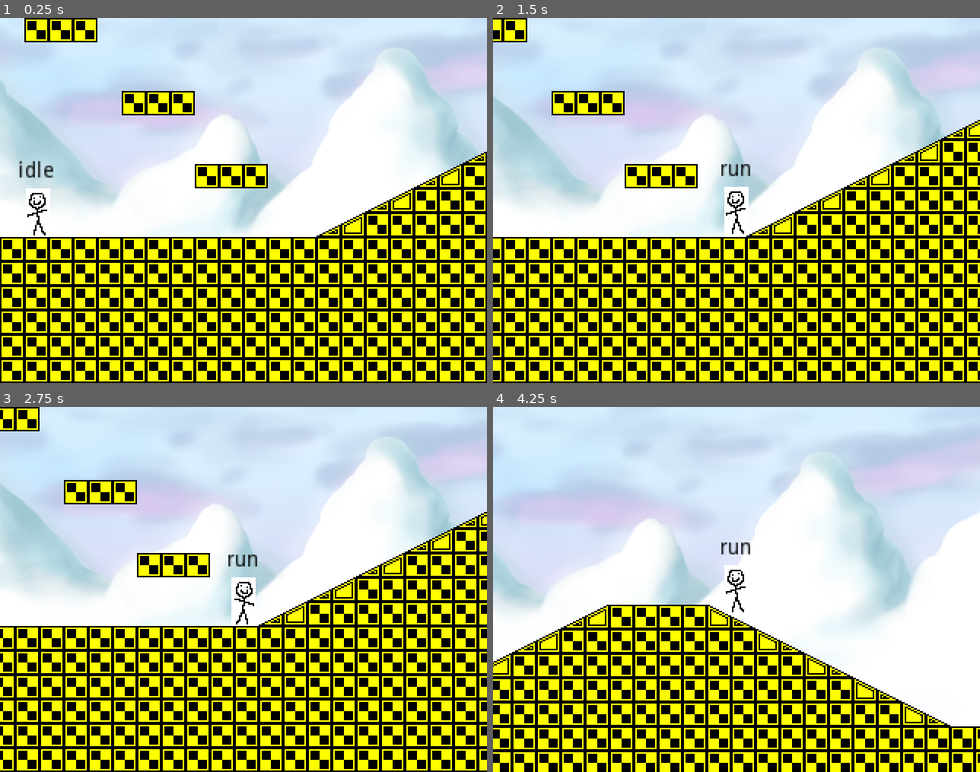
Above: before the commit, frames 1-4 (two rows, left to right).
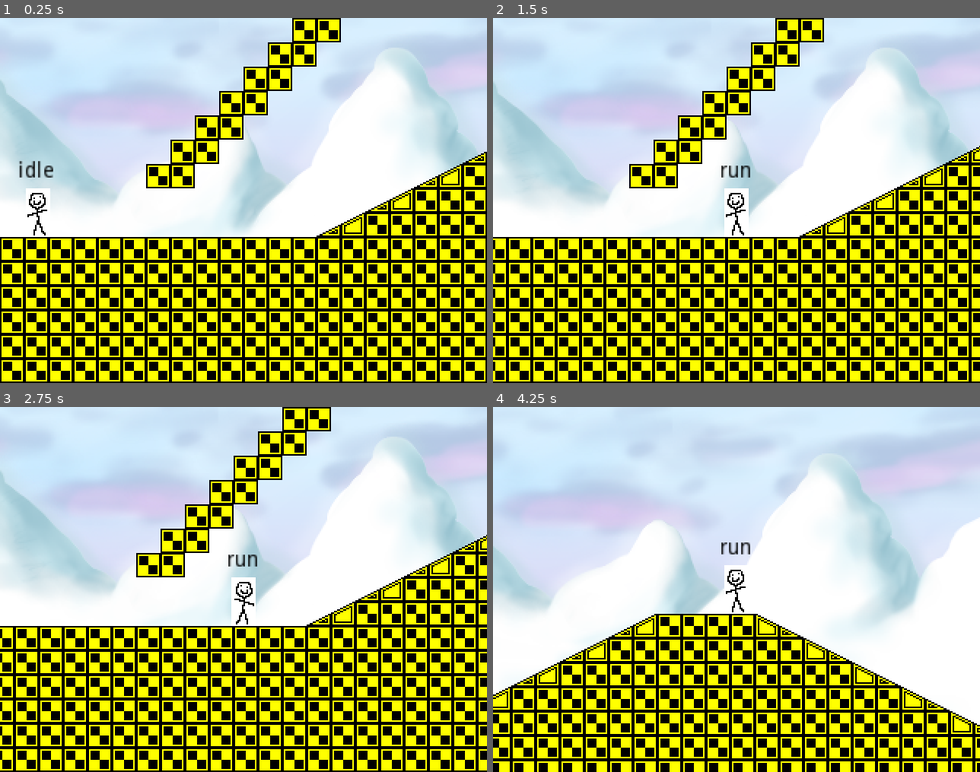
Above: after the commit, the same moments.

Repository: Alzter/RetroTux
Game: Godot game, scene res://Scenes/TestLevel.tscn
Two runs of this game, one before a commit and one after it. Both use one fixed random seed, a clock stepped at 60 frames per second and the inputs below.
Inputs:
- Up to frame 1 (0.25 s): no input
- Up to frame 2 (1.5 s): tap Enter at 0.5 s; hold Right (move_right) from 0.53 s (still down); tap X (jump) at 0.77 s
- Up to frame 3 (2.75 s): tap X (jump) at 1.52 s; release Right (move_right) at 2.03 s; hold Left (move_left) from 2.03 s (still down)
- Up to frame 4 (4.25 s): release Left (move_left) at 2.78 s; hold Right (move_right) from 2.78 s (still down); tap X (jump) at 3.02, 3.77 s

The runs differ from the first frame. In frame 1, 7.7% of the frame differs, in the area x 5-70%, y 0-47%; in frame 2, 26%; in frame 3, 15%; in frame 4, 26%, in the area x 0-100%, y 16-100%.

Commit message:
almost there

Diff:
--- a/src/Scenes/Players/Player.gd
+++ b/src/Scenes/Players/Player.gd
@@ -6,11 +6,12 @@
 
 onready var coyote_timer = $CoyoteTimer
 onready var jump_buffer = $JumpBuffer
+onready var sprite = $AnimatedSprite
 onready var camera = get_tree().current_scene.get_node("Camera2D")
 
 const MOVE_SPEED = 40
 const FRICTION = 0.8
-const GRAVITY = 10
+const GRAVITY = 12
 const JUMP_HEIGHT = 340
 
 func apply_gravity(delta):
@@ -21,7 +22,7 @@
 			snap = true
 
 func apply_velocity():
-	var snap_amount = Vector2(0, int(snap) * 32)
+	var snap_amount = Vector2(int(snap) * sprite.scale.x * -3, int(snap) * 12)
 
 	was_on_floor = is_on_floor()
 	velocity = move_and_slide_with_snap(velocity, snap_amount, Vector2(0, -1))
@@ -30,7 +31,7 @@
 	velocity.x *= FRICTION
 	var move_direction = -int(Input.is_action_pressed("move_left")) + int(Input.is_action_pressed("move_right"))
 	if move_direction != 0:
-		$AnimatedSprite.scale.x = move_direction
+		sprite.scale.x = move_direction
 	velocity.x += MOVE_SPEED * move_direction
 	if abs(velocity.x) < 6:
 		velocity.x = 0
--- a/src/Scenes/TestLevel.tscn
+++ b/src/Scenes/TestLevel.tscn
@@ -203,7 +203,7 @@
 tile_set = SubResource( 11 )
 cell_size = Vector2( 16, 16 )
 format = 1
-tile_data = PoolIntArray( -589823, 0, 0, -589822, 0, 0, -589821, 0, 0, -393211, 0, 0, -393210, 0, 0, -393209, 0, 0, -393172, 2, 0, -393171, 0, 0, -393170, 0, 0, -393169, 0, 0, -393168, 0, 0, -393167, 3, 0, -327659, 9, 0, -327658, 8, 0, -327657, 0, 0, -327656, 0, 0, -327655, 0, 0, -327654, 0, 0, -327653, 6, 0, -327652, 7, 0, -327637, 2, 0, -327636, 0, 0, -327635, 0, 0, -327634, 0, 0, -327633, 0, 0, -327632, 0, 0, -327631, 0, 0, -327630, 3, 0, -262125, 9, 0, -262124, 8, 0, -262123, 0, 0, -262122, 0, 0, -262121, 0, 0, -262120, 0, 0, -262119, 0, 0, -262118, 0, 0, -262117, 0, 0, -262116, 0, 0, -262115, 6, 0, -262114, 7, 0, -262102, 2, 0, -262101, 0, 0, -262100, 0, 0, -262099, 0, 0, -262098, 0, 0, -262097, 0, 0, -262096, 0, 0, -262095, 0, 0, -262094, 0, 0, -262093, 3, 0, -196600, 0, 0, -196599, 0, 0, -196598, 0, 0, -196591, 9, 0, -196590, 8, 0, -1 …(6030 unchanged characters)…
+tile_data = PoolIntArray( -655347, 0, 0, -655346, 0, 0, -589812, 0, 0, -589811, 0, 0, -524277, 0, 0, -524276, 0, 0, -458742, 0, 0, -458741, 0, 0, -393207, 0, 0, -393206, 0, 0, -393172, 2, 0, -393171, 0, 0, -393170, 0, 0, -393169, 0, 0, -393168, 0, 0, -393167, 3, 0, -327672, 0, 0, -327671, 0, 0, -327659, 9, 0, -327658, 8, 0, -327657, 0, 0, -327656, 0, 0, -327655, 0, 0, -327654, 0, 0, -327653, 6, 0, -327652, 7, 0, -327637, 2, 0, -327636, 0, 0, -327635, 0, 0, -327634, 0, 0, -327633, 0, 0, -327632, 0, 0, -327631, 0, 0, -327630, 3, 0, -262137, 0, 0, -262136, 0, 0, -262125, 9, 0, -262124, 8, 0, -262123, 0, 0, -262122, 0, 0, -262121, 0, 0, -262120, 0, 0, -262119, 0, 0, -262118, 0, 0, -262117, 0, 0, -262116, 0, 0, -262115, 6, 0, -262114, 7, 0, -262102, 2, 0, -262101, 0, 0, -262100, 0, 0, -262099, 0, 0, -262098, 0, 0, -262097, 0, 0, -262096, 0, 0, -262095, 0, 0, -262094, 0, 0, -262093, 3, 0, -196602, 0, 0, -196601, 0, 0, -196591, 9, 0, -196590, 8, 0, -1 …(6030 unchanged characters)…
 
 [node name="Player" parent="." instance=ExtResource( 2 )]
 position = Vector2( 25, -29 )
